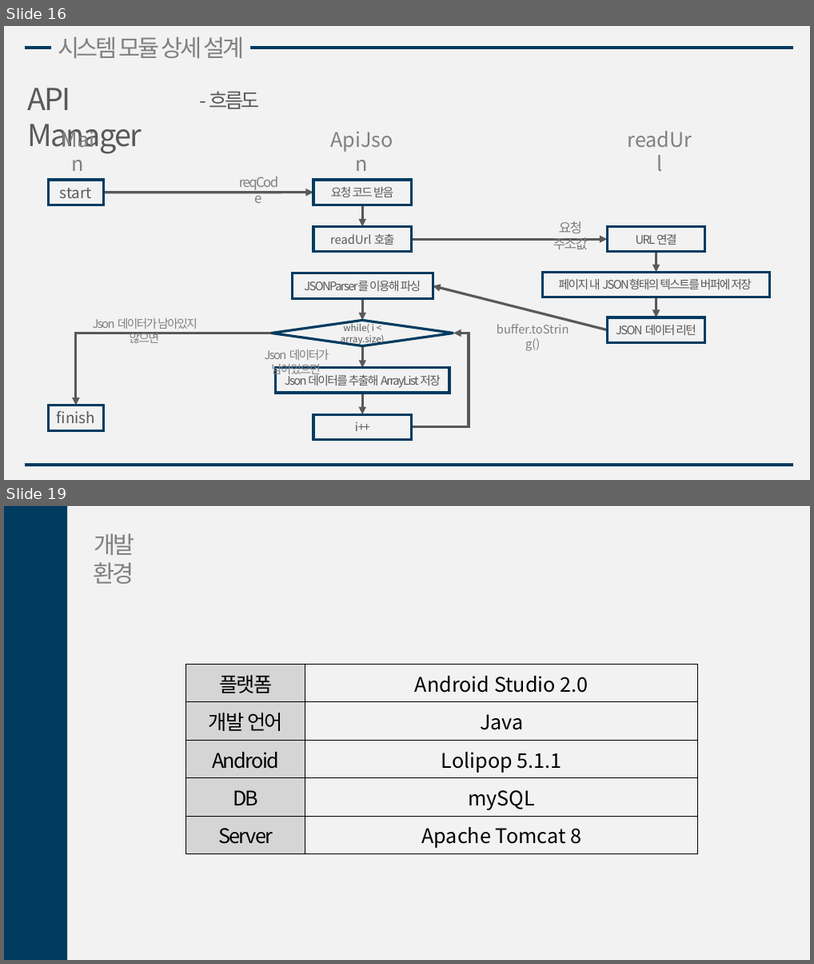
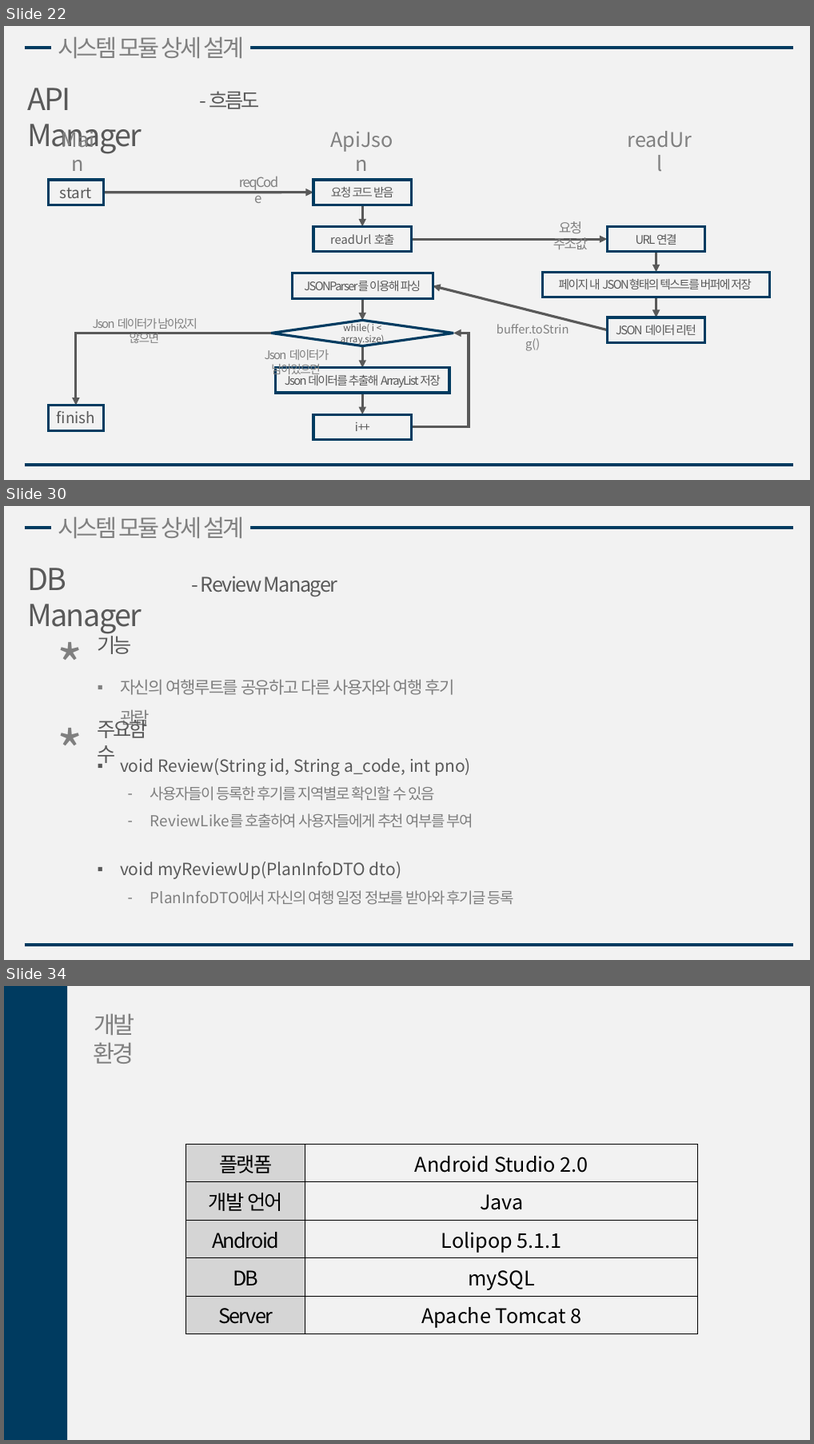
Before and after one commit to gmlrud1211/project, a slide deck: document/설계서.pptx. Shown one above the other, each under a label of ours: slides 16 and 19 before the commit, slides 22, 30 and 34 after it; the slides between them are not shown. The pictures are 814x964 and 814x1444 pixels, drawn with LibreOffice and Linux fonts; fonts in the diff are those of the drawing. Boxes give left, top, right and bottom in pixels: in the first picture for what was removed or moved away, otherwise in the second. Text is boxed around its words. In the diff, an @@ line names an element or a change of style, - is before the commit and + after.

Commit message:
2차 설계서

```diff
--- a/document/설계서.pptx
+++ b/document/설계서.pptx
@@ slide 30 added at [4,506,810,960], background #F2F2F2 @@
@@ line added from (25, 527) to (794, 527), #003B60 4 pt @@
@@ text added at [58,517,244,538], 28 pt, text #808080 @@
+시스템 모듈 상세 설계
@@ text added at [27,568,142,634], 36 pt, text #595959 @@
+DB Manager
@@ text added at [201,576,338,596], 24 pt, text #595959 @@
+- Review Manager
@@ text added at [52,628,107,701], 66 pt, text #7F7F7F @@
+*
@@ text added at [98,632,132,654], 24 pt, text #595959 @@
+기능
@@ text added at [120,679,455,695], 20 pt, text #7F7F7F @@
+▪ 자신의 여행루트를 공유하고 다른 사용자와 여행 후기 관람
@@ text added at [52,713,107,742], 66 pt, text #7F7F7F @@
+*
@@ text added at [98,716,148,767], 24 pt, text #595959 @@
+주요함수
@@ text added at [120,758,474,828], 18 pt, text #7F7F7F @@
+▪ void Review(String id, String a_code, int pno)
+  – 사용자들이 등록한 후기를 지역별로 확인할 수 있음
+  – ReviewLike를 호출하여 사용자들에게 추천 여부를 부여
@@ text added at [120,861,514,904], 18 pt, text #7F7F7F @@
+▪ void myReviewUp(PlanInfoDTO dto)
+  – PlanInfoDTO에서 자신의 여행 일정 정보를 받아와 후기글 등록
@@ line added from (25, 944) to (794, 944), #003B60 4 pt @@
@@ what was slide 16 is now slide 22 @@
@@ what was slide 19 is now slide 34 @@
```
Also in this commit, not shown: 4 slides changed, 14 other slides added.
